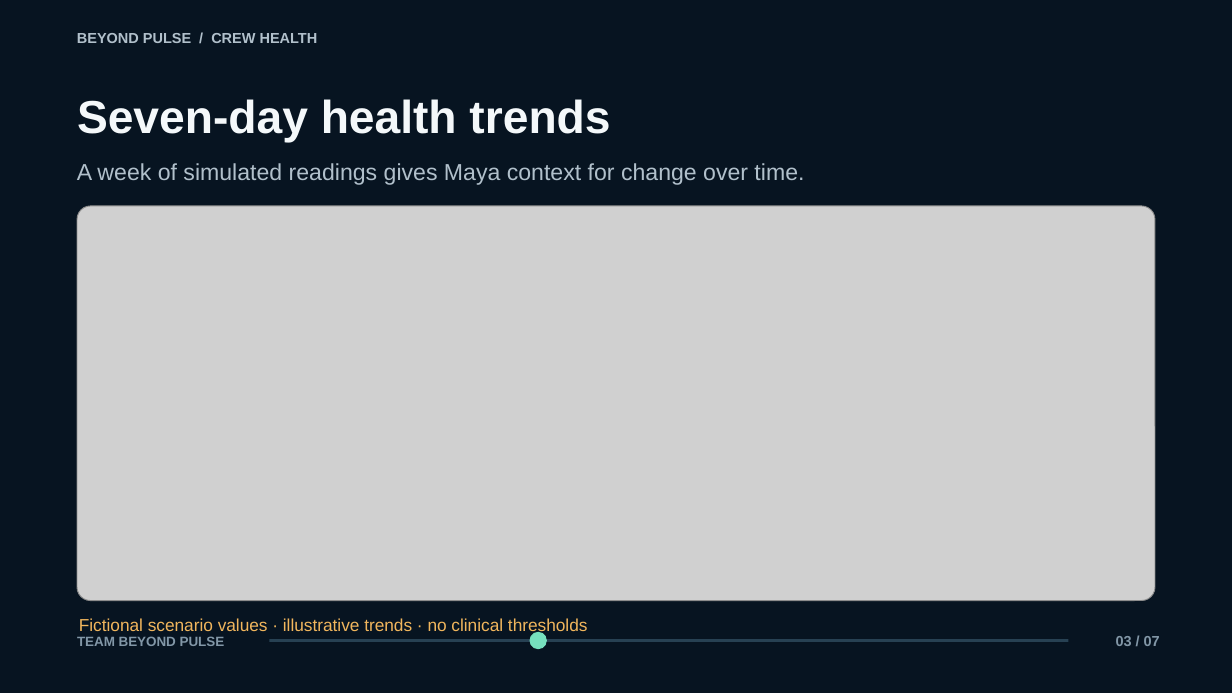
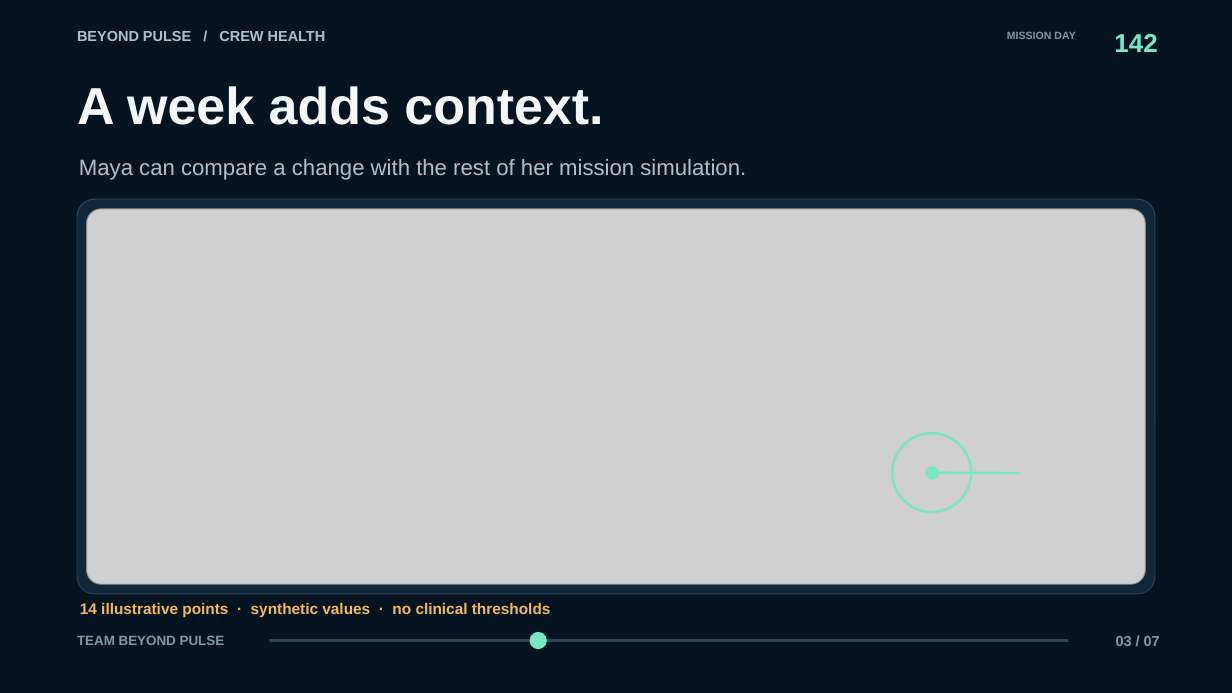
Before and after one commit to dylonplayz/beyond-pulse, a slide deck: slide 3 of submission/Beyond_Pulse_7_Slide_Presentation.pptx. Drawn at 1232x693 pixels with LibreOffice and Linux fonts; fonts in the diff are those of the drawing; grey boxes stand for pictures. Boxes give left, top, right and bottom in pixels: in the first picture for what was removed or moved away, otherwise in the second. Text is boxed around its words. In the diff, an @@ line names an element or a change of style, - is before the commit and + after.

```diff
--- a/submission/Beyond_Pulse_7_Slide_Presentation.pptx
+++ b/submission/Beyond_Pulse_7_Slide_Presentation.pptx
@@ background #071421 to #061421 @@
@@ text "BEYOND PULSE / CREW HEALTH" at (x1=77, y1=31, x2=326, y2=41): text colour #B1C0CB to #AFC0CB @@
@@ text added at (x1=1007, y1=32, x2=1075, y2=39), 8.2 pt, text #8297A7, bold @@
+MISSION DAY
@@ text added at (x1=1114, y1=34, x2=1157, y2=52), 20.2 pt, text #79E6C4, bold @@
+142
@@ text at (x1=77, y1=86, x2=603, y2=125): text changed; size 18 to 40.5 pt; text colour #B1C0CB to #F3F7FA; bold on @@
-A week of simulated readings gives Maya context for change over time.
+A week adds context.
@@ text "A week adds context." at (x1=77, y1=86, x2=603, y2=125): vertical alignment top to middle @@
@@ text removed at (x1=77, y1=99, x2=610, y2=143) @@
-Seven-day health trends
@@ text added at (x1=79, y1=159, x2=746, y2=180), 17.2 pt, text #AFC0CB @@
+Maya can compare a change with the rest of her mission simulation.
@@ rounded rectangle added at (x1=77, y1=200, x2=1155, y2=594), fill #102639, outline #2B4558 0.75 pt @@
@@ picture resized from (x1=77, y1=206, x2=1155, y2=601) to (x1=87, y1=209, x2=1146, y2=584) @@
@@ ellipse added at (x1=893, y1=433, x2=971, y2=512), outline #79E6C4 1.88 pt @@
@@ ellipse added at (x1=926, y1=467, x2=939, y2=480), fill #79E6C4, outline #79E6C4 0.75 pt @@
@@ line added from (926, 472) to (1020, 473), #79E6C4 1.88 pt @@
@@ text at (x1=80, y1=603, x2=551, y2=617): text changed; size 13.5 to 12 pt; text colour #F1B65D to #F3B85F; bold on @@
-Fictional scenario values · illustrative trends · no clinical thresholds
+14 illustrative points · synthetic values · no clinical thresholds
@@ ellipse at (x1=531, y1=632, x2=547, y2=649): fill #76E0BE to #79E6C4; outline #76E0BE 0.75 pt to #79E6C4 0.75 pt @@
```
Also in this commit, not shown: 4 other slides changed, 2 slides added, 2 slides removed.
